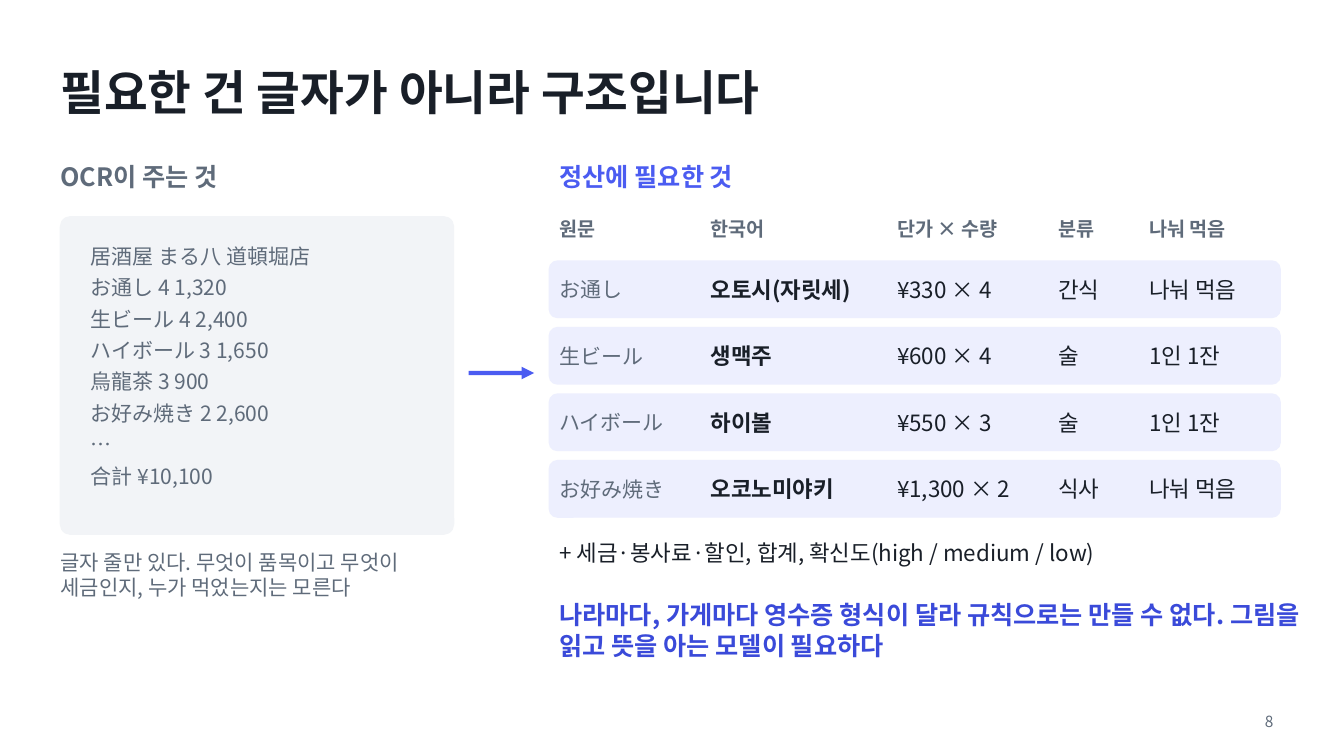
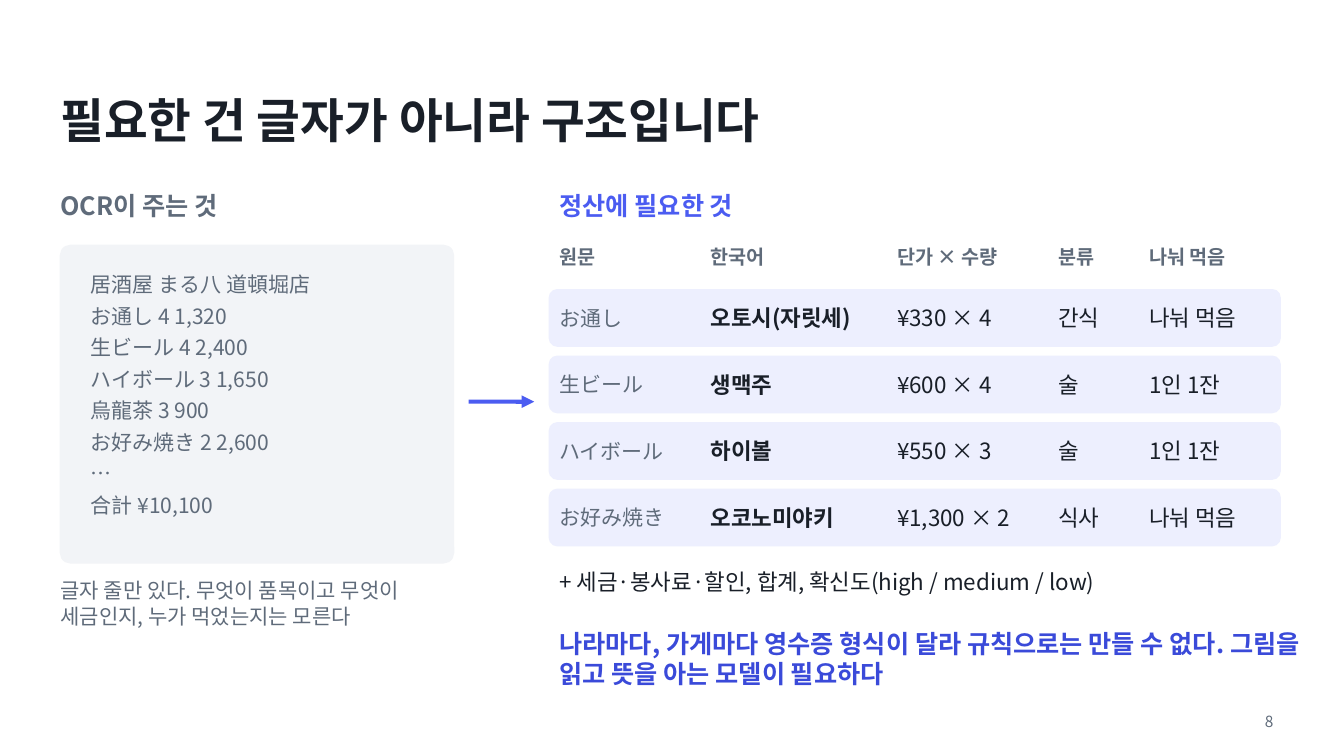
Before and after one commit to mchoe1638-pixel/svc-hackathon-Hashell, a slide deck: slide 8 of docs/pitch/hashell_pitch.pptx. Drawn at 1344x756 pixels with LibreOffice and Linux fonts; fonts in the diff are those of the drawing. Boxes give left, top, right and bottom in pixels: in the first picture for what was removed or moved away, otherwise in the second. Text is boxed around its words. In the diff, an @@ line names an element or a change of style, - is before the commit and + after.

```diff
--- a/docs/pitch/hashell_pitch.pptx
+++ b/docs/pitch/hashell_pitch.pptx
@@ text "나눠 먹음": place and size @@
-text "나눠 먹음" at (1149,279,1236,300)
+text "나눠 먹음" at (1149,247,1226,266)
@@ text "나눠 먹음" at (1149,247,1226,266): size 16 to 14 pt, text colour #191F28 to #5F6B7A, bold on; vertical alignment middle to top @@
@@ 29 texts, 5 rounded rectangles, 1 title, 1 arrow: place and size @@
-29 texts, 5 rounded rectangles, 1 title, 1 arrow at (60,70,1300,658)
+29 texts, 5 rounded rectangles, 1 title, 1 arrow at (60,98,1300,686)
@@ text "나눠 먹음": place and size @@
-text "나눠 먹음" at (1149,219,1226,238)
+text "나눠 먹음" at (1149,307,1236,328)
@@ text "나눠 먹음" at (1149,307,1236,328): size 14 to 16 pt, text colour #5F6B7A to #191F28, bold off; vertical alignment top to middle @@
```
Also in this commit, not shown: 12 other slides changed, 8 other files.
